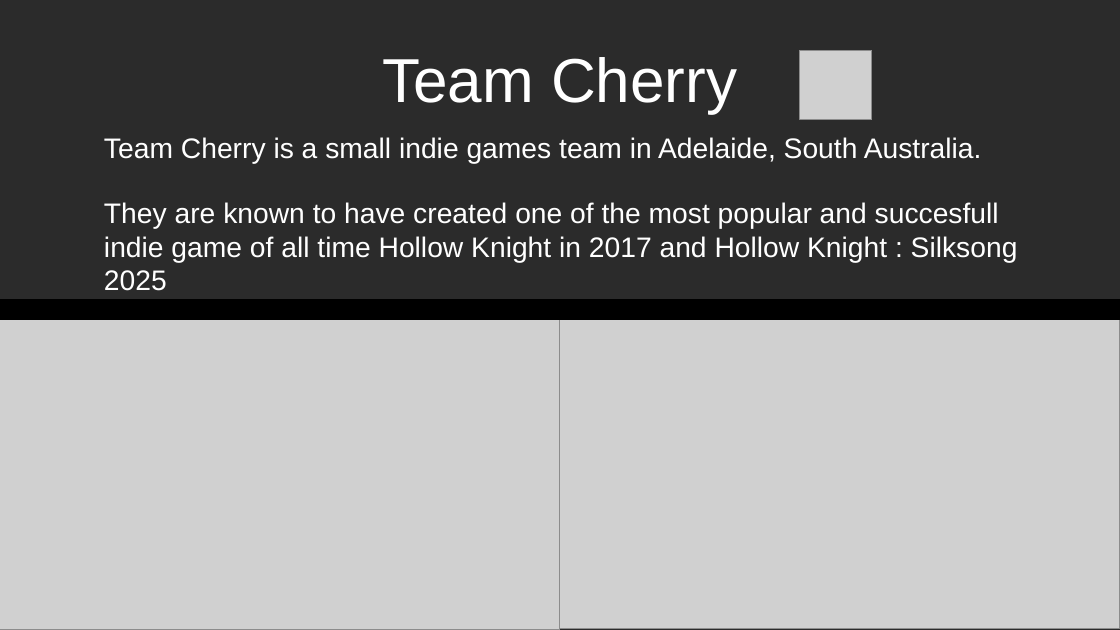
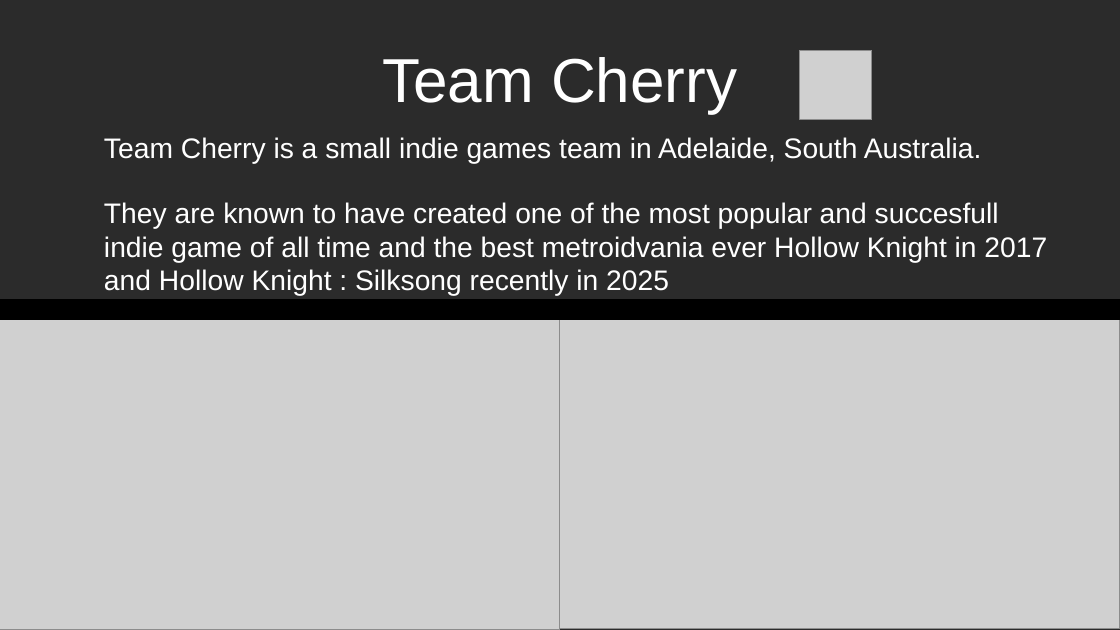
Before and after one commit to Gabi-Zar/The-Last-Aborigene, a slide deck: slide 2 of assets/diapo.odp. Drawn at 1120x630 pixels with LibreOffice and Linux fonts; fonts in the diff are those of the drawing; grey boxes stand for pictures; background and template pictures are left out; a plain dark background stands for a picture behind light text. Boxes give left, top, right and bottom in pixels: in the first picture for what was removed or moved away, otherwise in the second. Text is boxed around its words. In the diff, an @@ line names an element or a change of style, - is before the commit and + after.

```diff
--- a/assets/diapo.odp
+++ b/assets/diapo.odp
@@ text at (104, 202, 1047, 296): text changed @@
-They are known to have created one of the most popular and succesfull indie game of all time Hollow Knight in 2017 and Hollow Knight : Silksong 2025
+They are known to have created one of the most popular and succesfull indie game of all time and the best metroidvania ever Hollow Knight in 2017 and Hollow Knight : Silksong recently in 2025
```
Also in this commit, not shown: 1 other slide changed, 1 slide added, 7 other files.
